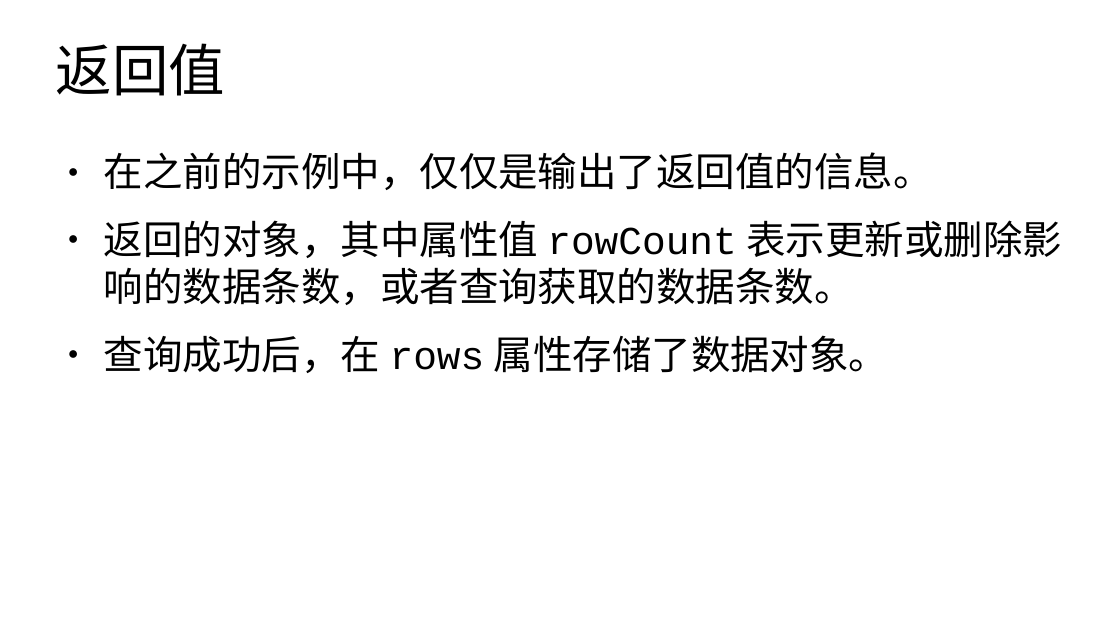
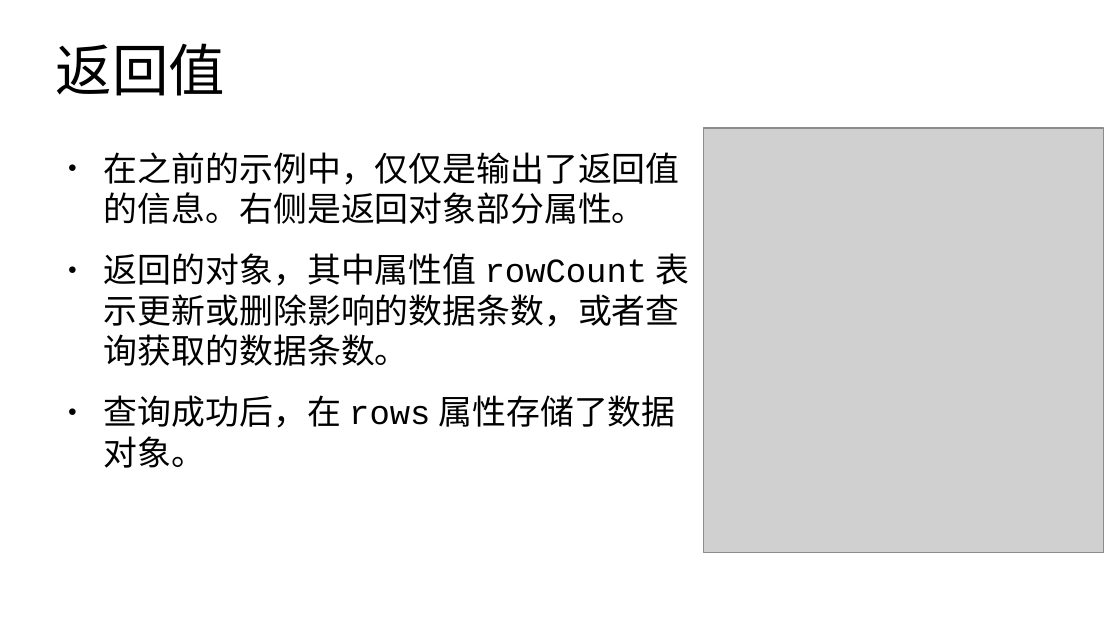
Before and after one commit to edu2act/course-wechat-and-miniprogram, a slide deck: slide 7 of materials/ch16/ch16_2-使用Node连接数据库.odp. Drawn at 1120x630 pixels with LibreOffice and Linux fonts; fonts in the diff are those of the drawing; grey boxes stand for pictures. Boxes give left, top, right and bottom in pixels: in the first picture for what was removed or moved away, otherwise in the second. Text is boxed around its words. In the diff, an @@ line names an element or a change of style, - is before the commit and + after.

```diff
--- a/materials/ch16/ch16_2-使用Node连接数据库.odp
+++ b/materials/ch16/ch16_2-使用Node连接数据库.odp
@@ picture added at [704,128,1105,553] @@
@@ text at [104,152,680,224]: text changed; size 28 to 24 pt @@
-● 在之前的示例中，仅仅是输出了返回值的信息。
+● 在之前的示例中，仅仅是输出了返回值的信息。右侧是返回对象部分属性。
@@ text at [104,253,680,468]: size 28 to 24 pt in "返回的对象，其中属性值rowCount表示更新或删除影响的数据条数，或者查询获取的数据条数。", "查询成功后，在rows属性存储了数据对象。" @@
```
Also in this commit, not shown: 5 other files.
